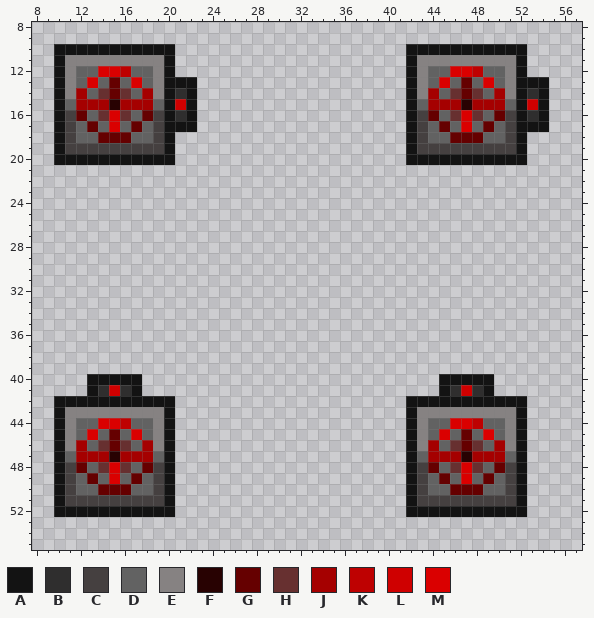
One commit to this pixel-art sprite: Resources/Textures/Structures/Piping/Atmospherics/pump.rsi/pumpManualValve.png. Above is the file before it was changed.
The file is 64x64 pixels. Shown: x 8..57, y 8..55.
Palette (. is transparent): A #131313  B #2f2e2e  C #454040  D #626262  E #868282  F #280202  G #650000  H #673030  J #a50000  K #be0101  L #cf0000  M #da0000
Pixels before, first column x 10:
10 AAAAAAAAAAA.....................AAAAAAAAAAA..
11 AEEEEEEEEEA.....................AEEEEEEEEEA..
12 AEDDMMKDDEA.....................AEDDMMKDDEA..
13 AEDMDGDMDEAAA...................AEDMDGDMDEAAA
14 AEJDHGHDJEABA...................AEJDHGHDJEABA
15 ADJJJFJJJDALA...................ADJJJFJJJDALA
16 ACGDHMHDGCABA...................ACGDHMHDGCABA
17 ACDGDMDGDCAAA...................ACDGDMDGDCAAA
18 ACDDGGGDDCA.....................ACDDGGGDDCA..
19 ACCCCCCCCCA.....................ACCCCCCCCCA..
20 AAAAAAAAAAA.....................AAAAAAAAAAA..
21 .............................................
22 .............................................
23 .............................................
24 .............................................
25 .............................................
26 .............................................
27 .............................................
28 .............................................
29 .............................................
30 .............................................
31 .............................................
32 .............................................
33 .............................................
34 .............................................
35 .............................................
36 .............................................
37 .............................................
38 .............................................
39 .............................................
40 ...AAAAA...........................AAAAA.....
41 ...ABLBA...........................ABLBA.....
42 AAAAAAAAAAA.....................AAAAAAAAAAA..
43 AEEEEEEEEEA.....................AEEEEEEEEEA..
44 AEDDMMKDDEA.....................AEDDMMKDDEA..
45 AEDMDGDMDEA.....................AEDMDGDMDEA..
46 AEJDHGHDJEA.....................AEJDHGHDJEA..
47 ADJJJFJJJDA.....................ADJJJFJJJDA..
48 ACGDHMHDGCA.....................ACGDHMHDGCA..
49 ACDGDMDGDCA.....................ACDGDMDGDCA..
50 ACDDGGGDDCA.....................ACDDGGGDDCA..
51 ACCCCCCCCCA.....................ACCCCCCCCCA..
52 AAAAAAAAAAA.....................AAAAAAAAAAA..
After:
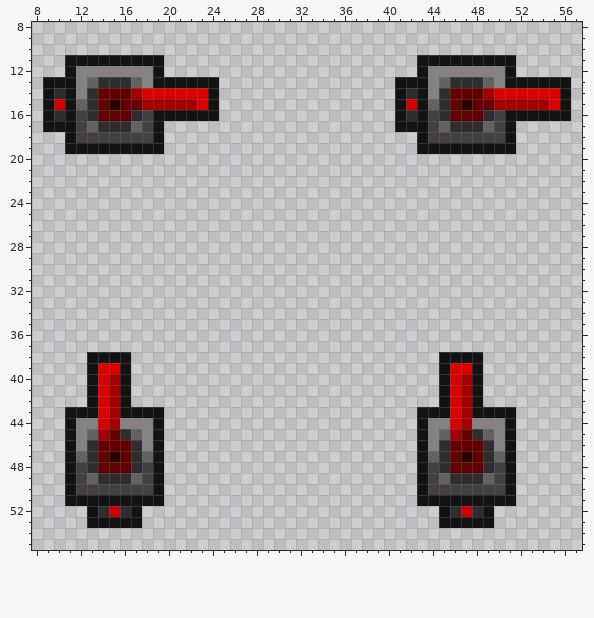
From the commit log: resprited manual valves to be colourblind friendly
Edits made:
Changed rows in their new state; - is an unchanged pixel.
first column x 9:
10 -...........---------------------...........----
11 -.AAAAAAAAA.---------------------.AAAAAAAAA.----
12 -.AEEEEEEEA.---------------------.AEEEEEEEA.----
13 A-AEDBBBDEA---AA----------------A-AEDBBBDEA---AA
14 ABAEBG-GJMMMMMMA----------------ABAEBG-GJMMMMMMA
15 ALADBG-GG-JJJJMA----------------ALADBG-GG-JJJJMA
16 ABACBGGGBCA-A-AA----------------ABACBGGGBCA-A-AA
17 A-ACDBBBDCA...------------------A-ACDBBBDCA...--
18 -.ACCCCCCCA.---------------------.ACCCCCCCA.----
19 -.AAAAAAAAA.---------------------.AAAAAAAAA.----
20 -...........---------------------...........----
first column x 10:
38 ---AAAA----------------------------AAAA----
39 ---AMMA----------------------------AMMA----
40 ----MJ-.----------------------------MJ-.---
41 ----MJA.----------------------------MJA.---
42 ...-MJ-....---------------------...-MJ-....
43 .AAAMJAAAA.---------------------.AAAMJAAAA.
44 .AEE-JEEEA.---------------------.AEE-JEEEA.
45 .AEDJ-BDEA.---------------------.AEDJ-BDEA.
46 .AEBG-GBEA.---------------------.AEBG-GBEA.
47 .ADBG-GBDA.---------------------.ADBG-GBDA.
48 .ACBGGGBCA.---------------------.ACBGGGBCA.
49 .ACDBBBDCA.---------------------.ACDBBBDCA.
50 .ACCCCCCCA.---------------------.ACCCCCCCA.
51 .AAAAAAAAA.---------------------.AAAAAAAAA.
52 ...-BLB-...---------------------...-BLB-...
53 ---AAAAA---------------------------AAAAA---
